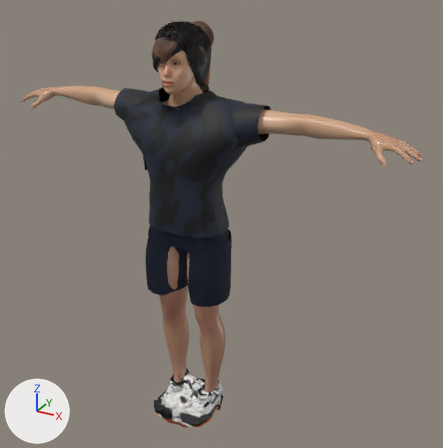
An edit to the glTF model FEL-full-app/public/models/candidates/fel-kit-male.glb, drawn before and after from the same camera.
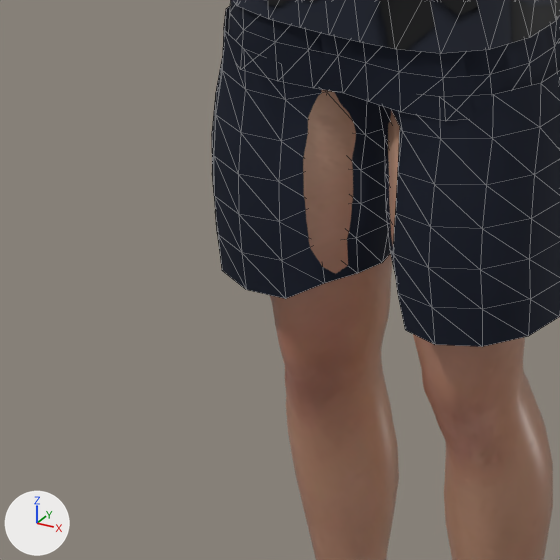
There are two pictures of each version: one whole from a camera (50 mm lens) standing at (1.262, -2.034, 1.964) and looking at (0.111, 0.059, 0.917), one close up on the part from 22% to 51% of the width and 50% to 80% of the height. Arrows for +X, +Y and +Z are at lower left; the lights stay in place. The first two pictures are the older version. The close-ups show mesh edges as thin lines. Vertices at exactly the same position are counted once.

Before the edit, the objects in view are built like this:
```python
me_base = bpy.data.meshes.new('base')
me_base.from_pydata(...)  # 13380 vertices, 26756 faces; spans x -0.9..0.9, y -0.19..0.1, z -0.01..1.71
me_base.materials.append(mat_skin)  # picture img_middleage_lightskinned_male_diffuse
me_crude_male_shirt = bpy.data.meshes.new('crude_male_shirt')
me_crude_male_shirt.from_pydata(...)  # 408 vertices, 720 faces; spans x -0.327..0.327, y -0.16..0.117, z 0.93..1.493
me_crude_male_shirt.materials.append(mat_jersey_top_lab)  # black #111214
me_jean_shorts = bpy.data.meshes.new('jean_shorts')
me_jean_shorts.from_pydata(...)  # 316 vertices, 528 faces; spans x -0.196..0.199, y -0.155..0.11, z 0.625..1.03
me_jean_shorts.materials.append(mat_shorts_shorts_court)  # dark blue #1c2438
ob_body = bpy.data.objects.new('Body', me_base)
ob_body.location = (0.0, 0.0, 0.0)
ob_kit_shorts_shorts_court = bpy.data.objects.new('Kit_shorts_shorts_court', me_jean_shorts)
ob_kit_shorts_shorts_court.location = (0.0, 0.0, 0.0)
ob_kit_tops_top_lab = bpy.data.objects.new('Kit_tops_top_lab', me_crude_male_shirt)
ob_kit_tops_top_lab.location = (0.0, 0.0, 0.0)
# also in view: 'Kit_tops_top_bonds' at (0.0, -0.022, 1.211)
```
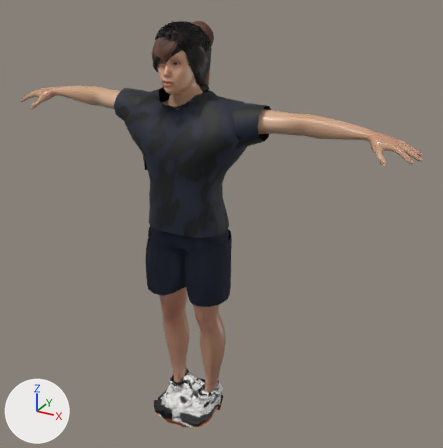
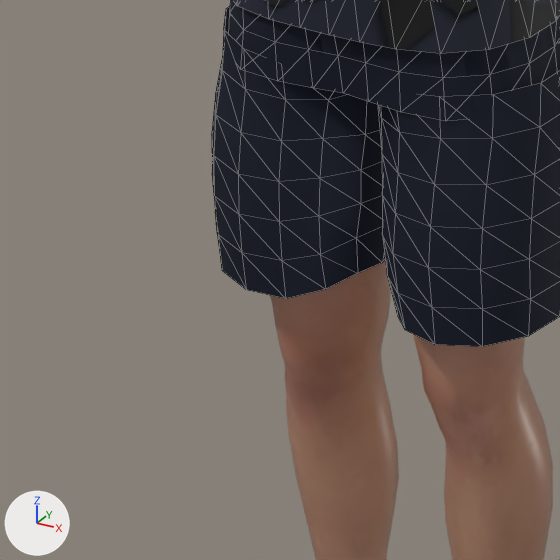
Changed parts and their boxes (x1, y1, x2, y2) in the close-ups (560 x 560 px; the box of a moved part takes in the faces that stretch with it):
part 1 of me_jean_shorts, moved or reshaped
    before: (279, 82, 440, 299)
    after: (279, 82, 440, 329)

Diff of the bpy script that builds the scene:
```diff
--- a/FEL-full-app/public/models/candidates/fel-kit-male.glb.py
+++ b/FEL-full-app/public/models/candidates/fel-kit-male.glb.py
@@ me_jean_shorts @@
 # used by ob_kit_shorts_shorts_court; location = (0.0, 0.0, 0.0)
-me_jean_shorts.from_pydata(...)  # 316 vertices, 528 faces; spans x -0.196..0.199, y -0.155..0.11, z 0.625..1.03
-me_jean_shorts.vertices[129].co = (0.068, -0.128, 0.836)  # pixel (402, 131)
-me_jean_shorts.vertices[131].co = (0.045, -0.095, 0.835)
-me_jean_shorts.vertices[153].co = (0.052, -0.1, 0.799)
-me_jean_shorts.vertices[167].co = (0.053, -0.099, 0.755)
-me_jean_shorts.vertices[181].co = (0.052, -0.101, 0.712)
-me_jean_shorts.vertices[195].co = (0.059, -0.1, 0.671)
-me_jean_shorts.vertices[209].co = (0.069, -0.095, 0.631)
-me_jean_shorts.vertices[223].co = (-0.04, -0.094, 0.838)  # pixel (326, 92)
-me_jean_shorts.vertices[248].co = (-0.047, -0.097, 0.797)
-me_jean_shorts.vertices[262].co = (-0.051, -0.1, 0.755)
-me_jean_shorts.vertices[276].co = (-0.051, -0.103, 0.714)
-me_jean_shorts.vertices[290].co = (-0.049, -0.104, 0.672)
-me_jean_shorts.vertices[304].co = (-0.043, -0.106, 0.628)  # pixel (324, 283)
+me_jean_shorts.from_pydata(...)  # 316 vertices, 528 faces; spans x -0.196..0.199, y -0.155..0.11, z 0.624..1.03
+# me_jean_shorts part 1
+me_jean_shorts.vertices[129].co = (0.067, -0.131, 0.836)  # pixel (399, 132)
+me_jean_shorts.vertices[131].co = (0.034, -0.111, 0.835)  # pixel (381, 117)
+me_jean_shorts.vertices[153].co = (0.038, -0.118, 0.8)  # pixel (381, 153)
+me_jean_shorts.vertices[167].co = (0.038, -0.119, 0.756)  # pixel (382, 194)
+me_jean_shorts.vertices[181].co = (0.037, -0.12, 0.712)  # pixel (382, 234)
+me_jean_shorts.vertices[195].co = (0.043, -0.123, 0.669)  # pixel (387, 275)
+me_jean_shorts.vertices[209].co = (0.053, -0.121, 0.624)  # pixel (397, 316)
+me_jean_shorts.vertices[223].co = (-0.03, -0.107, 0.838)  # pixel (328, 100)
+me_jean_shorts.vertices[248].co = (-0.032, -0.115, 0.798)  # pixel (322, 138)
+me_jean_shorts.vertices[262].co = (-0.035, -0.12, 0.756)  # pixel (319, 178)
+me_jean_shorts.vertices[276].co = (-0.036, -0.122, 0.714)  # pixel (318, 216)
+me_jean_shorts.vertices[290].co = (-0.036, -0.121, 0.67)  # pixel (320, 254)
+me_jean_shorts.vertices[304].co = (-0.037, -0.113, 0.626)  # pixel (325, 289)
+# other edits to the shape of me_jean_shorts do not show in these pictures
 me_jean_shorts.materials.append(mat_shorts_shorts_court)
```
